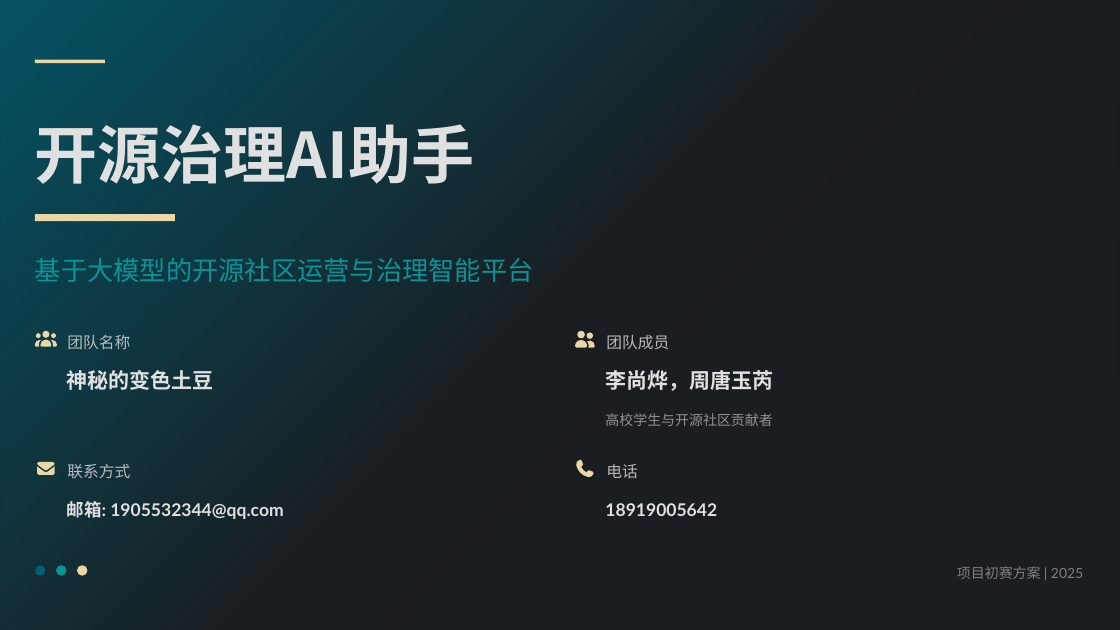
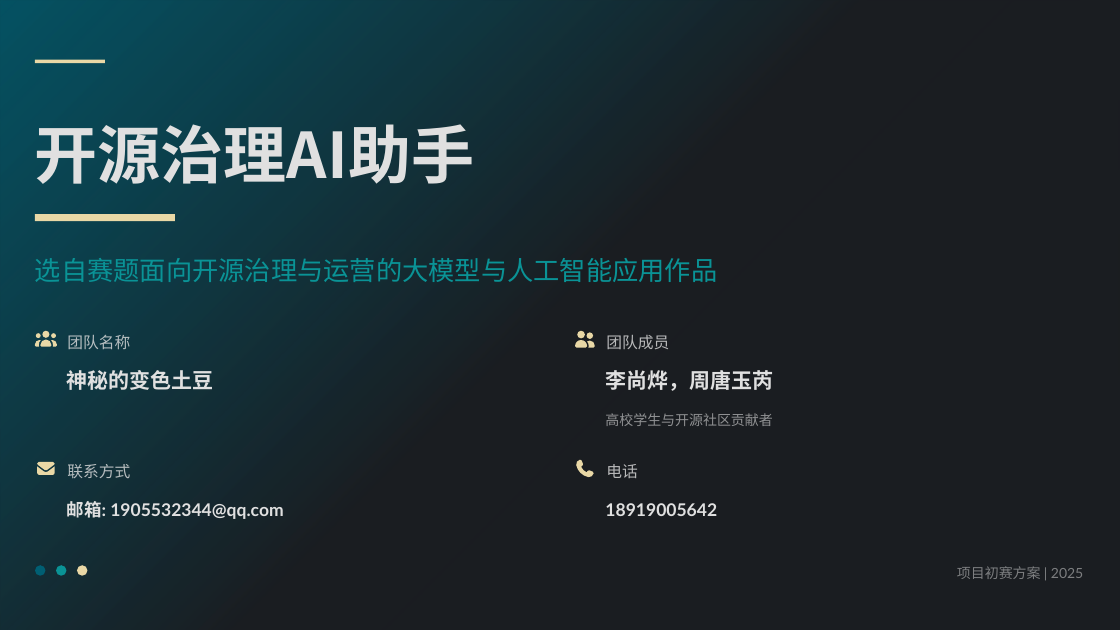
Before and after one commit to lishangye/OpenRank, a slide deck: slide 1 of 演示ppt/开源治理AI助手 - 项目初赛方案.pptx. Drawn at 1120x630 pixels with LibreOffice and Linux fonts; fonts in the diff are those of the drawing; background and template pictures are left out. Boxes give left, top, right and bottom in pixels: in the first picture for what was removed or moved away, otherwise in the second. Text is boxed around its words. In the diff, an @@ line names an element or a change of style, - is before the commit and + after.

```diff
--- a/演示ppt/开源治理AI助手 - 项目初赛方案.pptx
+++ b/演示ppt/开源治理AI助手 - 项目初赛方案.pptx
@@ text at [35,258,717,282]: text changed @@
-基于大模型的开源社区运营与治理智能平台
+选自赛题面向开源治理与运营的大模型与人工智能应用作品
```
Also in this commit, not shown: 1 other slide changed, 3 slides added, 6 other files.
